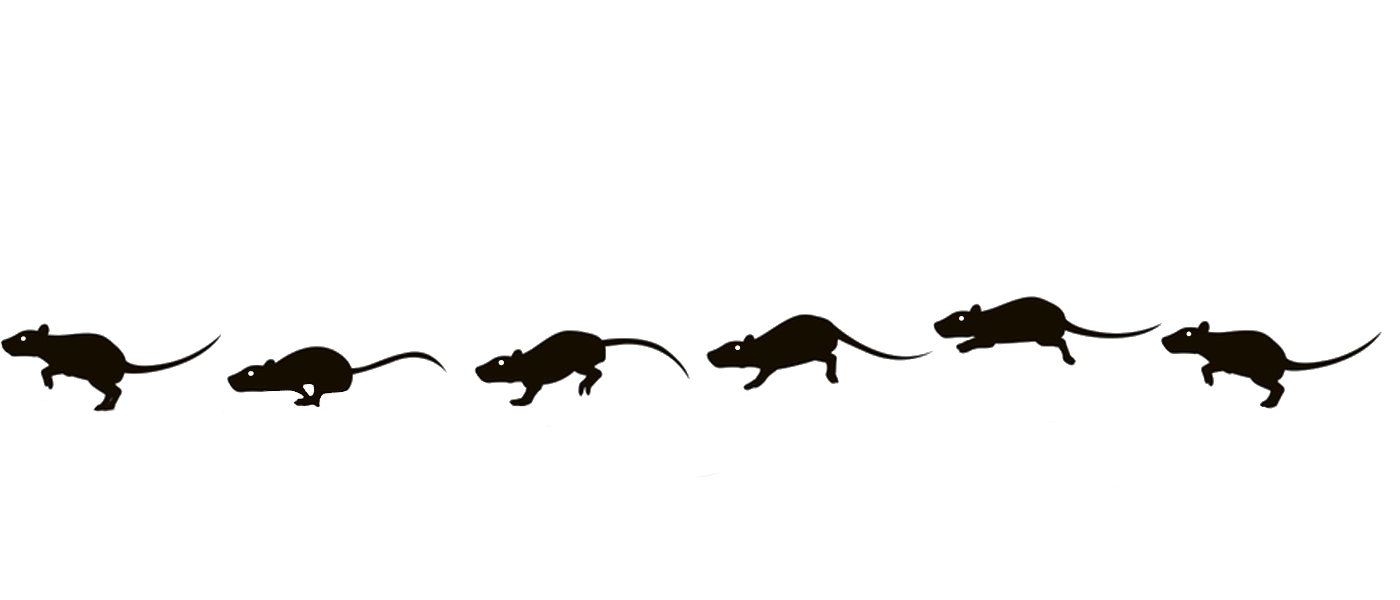
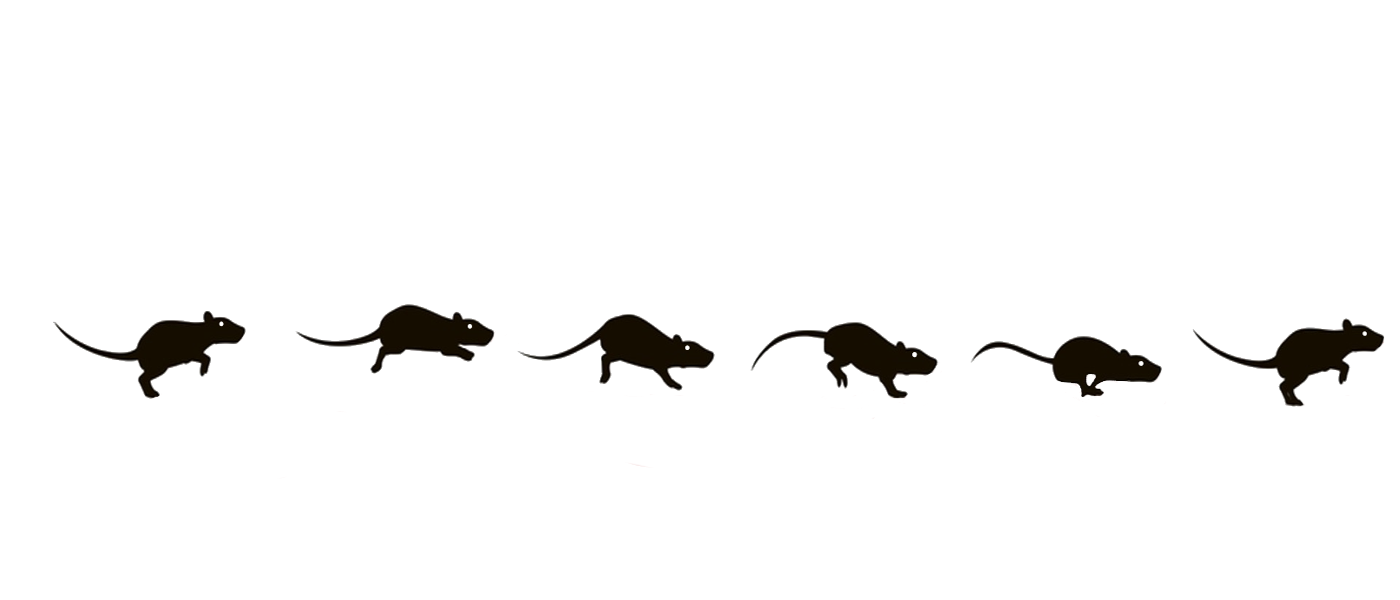
The second 1400 × 600 image is a revision of the first. Changes to its layers:
painted on "full-cycle-rat-mouse-running-260nw-1736246135.jpg" (2nd of 2) over (0, 296, 1385, 489)
